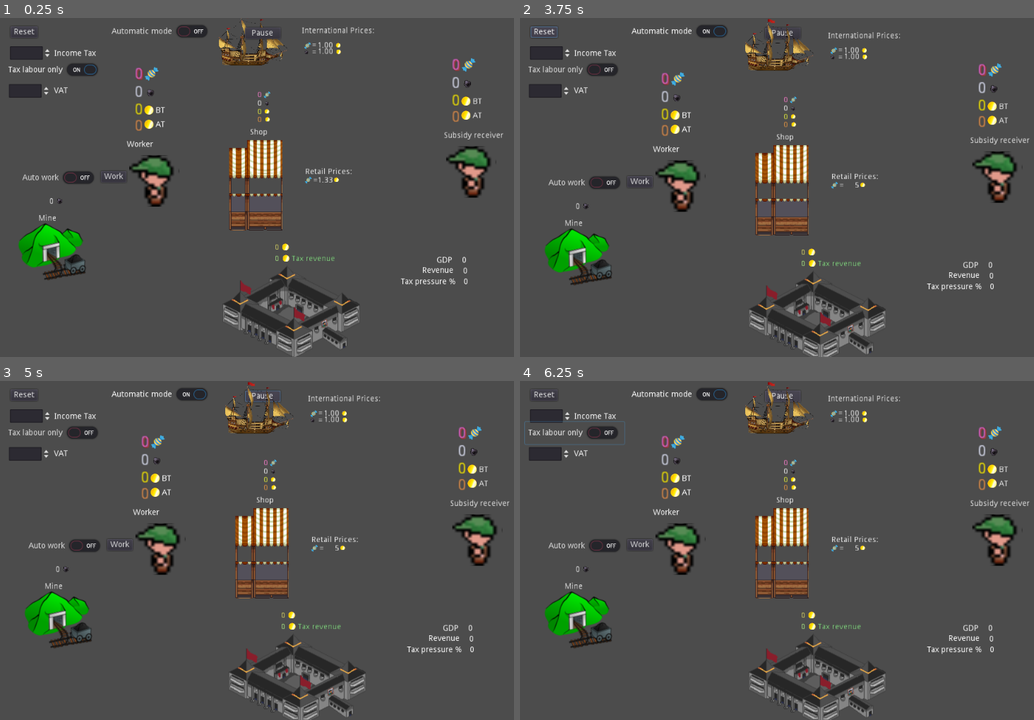
Above: before the commit, frames 1-4 (two rows, left to right).
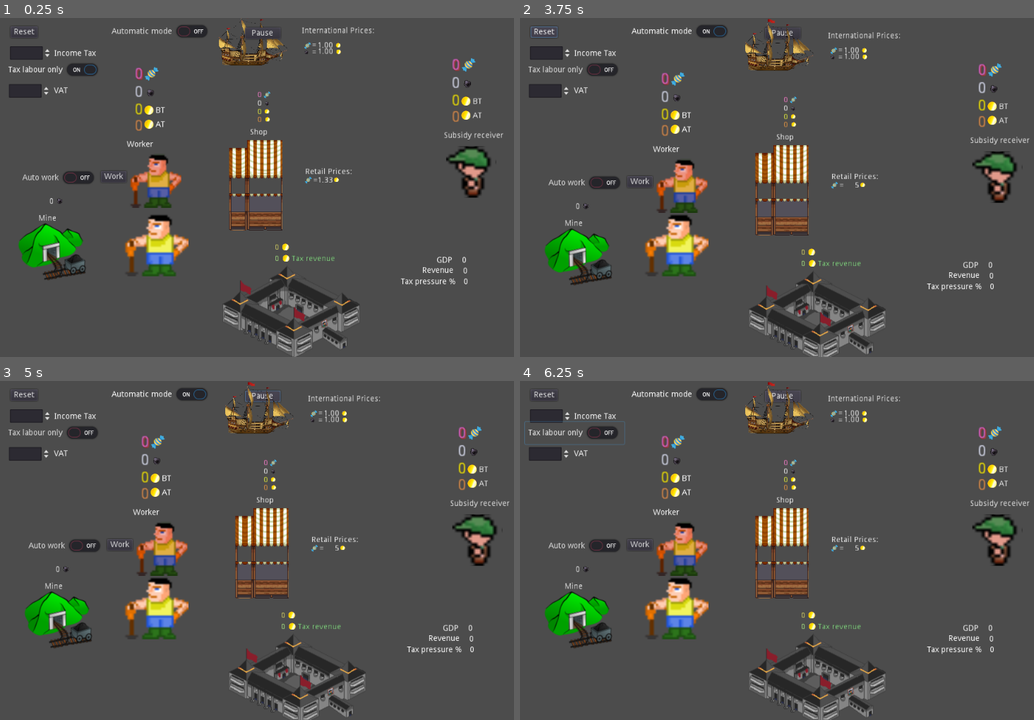
Above: after the commit, the same moments.

Repository: carlostgit/taxes
Game: Godot game, scene res://Control.tscn
The game is run twice, just before and just after one commit, with the same random seed, the same clock (stepped at 60 frames per second) and the same inputs.
Inputs:
- Up to frame 1 (0.25 s): no input
- Up to frame 2 (3.75 s): click "Work" at 0.5 s; click "Auto work" at 1.25 s; click "Automatic mode" at 2 s; click "Tax labour only" at 2.75 s; click "Reset" at 3.5 s
- Up to frame 3 (5 s): click "Pause" at 4.25 s
- Up to frame 4 (6.25 s): hold Right (ui_right) 5.03-5.78 s; hold Down (ui_down) from 5.78 s (still down)

The runs differ from the first frame. In frame 1, 2.4% of the frame differs, in the area x 24-37%, y 40-77%; in frame 2, 2.4%, in the area x 24-37%, y 41-77%; in frame 3, 2.4%; in frame 4, 2.4%.

Commit message:
Empiezo a meter algunas imágenes hechas por mi

Diff:
--- a/Control.tscn
+++ b/Control.tscn
@@ -1,7 +1,8 @@
-[gd_scene load_steps=3 format=2]
+[gd_scene load_steps=4 format=2]
 
 [ext_resource path="res://Control.gd" type="Script" id=1]
 [ext_resource path="res://Node2D.tscn" type="PackedScene" id=2]
+[ext_resource path="res://WorkerFrame3.png" type="Texture" id=3]
 
 [node name="Control" type="Control"]
 pause_mode = 2
@@ -77,6 +78,11 @@
 margin_bottom = 62.1716
 pressed = true
 text = "Tax labour only"
+
+[node name="WorkerFrame3" type="Sprite" parent="."]
+position = Vector2( 262.386, 392.236 )
+scale = Vector2( 3.71795, 3.47488 )
+texture = ExtResource( 3 )
 [connection signal="pressed" from="Button_reset" to="." method="_on_Button_reset_pressed"]
 [connection signal="pressed" from="Button_pause" to="." method="_on_Button_pause_pressed"]
 [connection signal="toggled" from="CheckButton_automatic_mode" to="." method="_on_CheckButton_automatic_mode_toggled"]
--- a/KinematicBody2D_slacker.gd
+++ b/KinematicBody2D_slacker.gd
@@ -26,6 +26,9 @@
 
 # Called every frame. 'delta' is the elapsed time since the previous frame.
 func _process(delta):
+	process_overridable(delta)
+
+func process_overridable(var delta):
 
 	var step_distance = _speed*delta
 
@@ -50,6 +53,9 @@
 		$AnimationPlayer_slacker.stop()
 
 #	Vista de los botones
+	update_buttons_view()
+
+func update_buttons_view():
 	if (get_money()>0):
 		$Button_pay_taxes.show()
 	else:
@@ -64,6 +70,7 @@
 		$Button_buy_candies.show()
 	else:
 		$Button_buy_candies.hide()
+
 
 func set_corporate_tax_rate(var rate):
 	_tax_rate = rate;
--- a/KinematicBody2D_worker.gd
+++ b/KinematicBody2D_worker.gd
@@ -21,11 +21,61 @@
 
 # Called every frame. 'delta' is the elapsed time since the previous frame.
 func _process(delta):
+	process_overridable(delta)
+
+func process_overridable(var delta):
+
+	var step_distance = _speed*delta
+
+	if Input.is_action_pressed("ui_left"):
+		$AnimationPlayer_slacker.play("working")
+		$slacker.set_flip_h(false)
+
+		self.move_and_slide(Vector2(-step_distance,0))
+	elif Input.is_action_pressed("ui_right"):
+		$AnimationPlayer_slacker.play("waiting")
+		$slacker.set_flip_h(true)
+		self.move_and_slide(Vector2(step_distance,0))
+#		add_money(1.1)
+#		update()
+	elif Input.is_action_pressed("ui_up"):
+		$AnimationPlayer_slacker.play("working")
+		self.move_and_slide(Vector2(0,-step_distance))
+	elif Input.is_action_pressed("ui_down"):
+		$AnimationPlayer_slacker.play("waiting")
+		self.move_and_slide(Vector2(0,step_distance))
+	else:
+		$AnimationPlayer_slacker.stop()
+
+#	pass
+	#	Vista de los botones
+	update_buttons_view()
+
+func update_buttons_view():
+
+#	Worker special buttons
 	if (self._ready_to_work and false==self._automatic_mode):
 		$Button_work.show()
 	else:
 		$Button_work.hide()
-#	pass
+
+#	Inherited buttons
+	if (get_money()>0):
+		$Button_pay_taxes.show()
+	else:
+		$Button_pay_taxes.hide()
+
+	if (get_ore()>0):
+		$Button_sell_ore.show()
+	else:
+		$Button_sell_ore.hide()
+
+	if (get_after_taxes()>0):
+		$Button_buy_candies.show()
+	else:
+		$Button_buy_candies.hide()
+
+
 
 
 func hit_money(var value_arg, var origin_arg, var destiny_arg):
--- a/KinematicBody2D_worker.tscn
+++ b/KinematicBody2D_worker.tscn
@@ -1,14 +1,53 @@
-[gd_scene load_steps=3 format=2]
+[gd_scene load_steps=6 format=2]
 
 [ext_resource path="res://KinematicBody2D_slacker.tscn" type="PackedScene" id=1]
 [ext_resource path="res://KinematicBody2D_worker.gd" type="Script" id=2]
+[ext_resource path="res://Worker.png" type="Texture" id=3]
 
-[node name="KinematicBody2D_worker" instance=ExtResource( 1 )]
+[sub_resource type="Animation" id=1]
+resource_name = "waiting"
+tracks/0/type = "value"
+tracks/0/path = NodePath("slacker:frame")
+tracks/0/interp = 1
+tracks/0/loop_wrap = true
+tracks/0/imported = false
+tracks/0/enabled = true
+tracks/0/keys = {
+"times": PoolRealArray( 0 ),
+"transitions": PoolRealArray( 1 ),
+"update": 1,
+"values": [ 2 ]
+}
+
+[sub_resource type="Animation" id=2]
+resource_name = "working"
+tracks/0/type = "value"
+tracks/0/path = NodePath("slacker:frame")
+tracks/0/interp = 1
+tracks/0/loop_wrap = true
+tracks/0/imported = false
+tracks/0/enabled = true
+tracks/0/keys = {
+"times": PoolRealArray( 0, 0.5 ),
+"transitions": PoolRealArray( 1, 1 ),
+"update": 1,
+"values": [ 0, 1 ]
+}
+
+[node name="KinematicBody2D_worker" index="0" instance=ExtResource( 1 )]
 script = ExtResource( 2 )
 
-[node name="TextureRect" parent="Label_candy" index="0"]
-margin_right = 103.598
-margin_bottom = 64.3535
+[node name="slacker" parent="." index="1"]
+position = Vector2( 0.5, 2.5 )
+scale = Vector2( 3, 3 )
+texture = ExtResource( 3 )
+vframes = 3
+hframes = 1
+frame = 2
+
+[node name="AnimationPlayer_slacker" parent="." index="2"]
+anims/waiting = SubResource( 1 )
+anims/working = SubResource( 2 )
 
 [node name="Button_work" type="Button" parent="." index="11"]
 margin_left = -94.0
--- a/Node2D.tscn
+++ b/Node2D.tscn
@@ -40,6 +40,7 @@
 _value_added_tax = 0.8
 
 [node name="ship" type="Sprite" parent="."]
+editor/display_folded = true
 position = Vector2( 451.166, 37.5624 )
 scale = Vector2( 0.1, 0.1 )
 texture = ExtResource( 2 )
Binary file added: Worker.png
Not shown, added: Worker.png.import
Binary file added: WorkerFrame3.png
Not shown, added: WorkerFrame3.png.import
